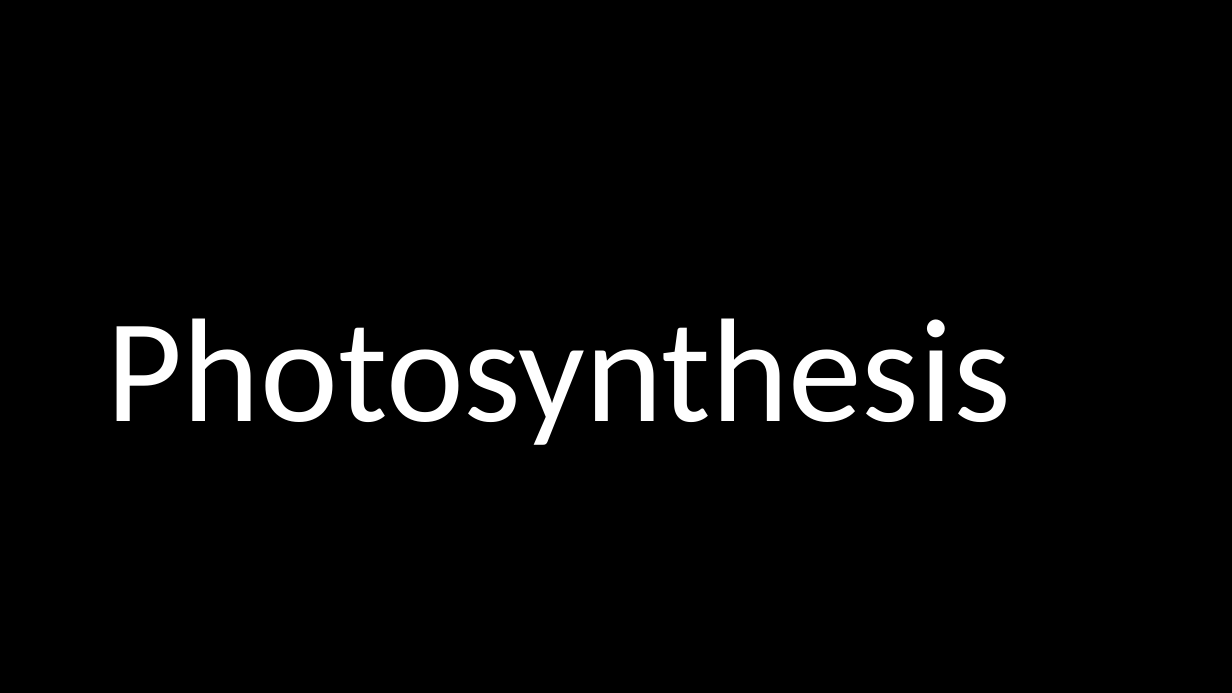
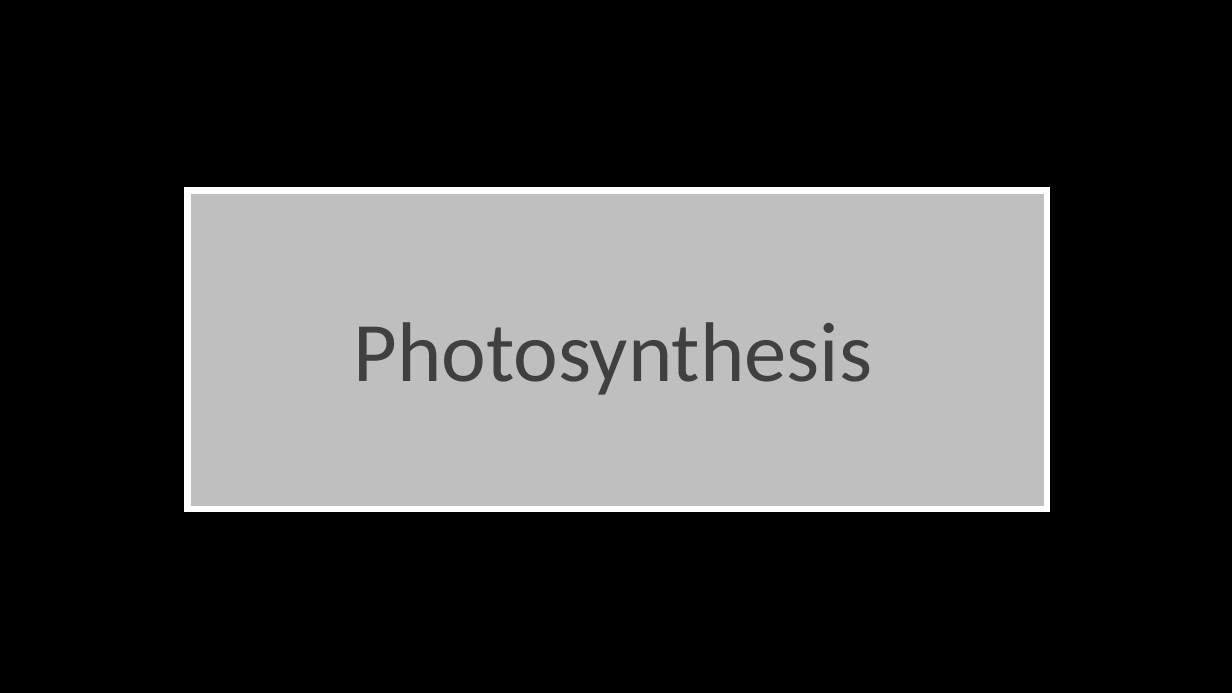
Before and after one commit to RamSamInspirerKids/homework5.github.io, a slide deck: slide 1 of Photosynthesis.pptx. Drawn at 1232x693 pixels with LibreOffice and Linux fonts; fonts in the diff are those of the drawing; background and template pictures are left out. Boxes give left, top, right and bottom in pixels: in the first picture for what was removed or moved away, otherwise in the second. Text is boxed around its words. In the diff, an @@ line names an element or a change of style, - is before the commit and + after.

```diff
--- a/Photosynthesis.pptx
+++ b/Photosynthesis.pptx
@@ rectangle added at <box>188,190,1047,509</box>, fill #FFFFFF at 75% opacity, outline #FFFFFF 5 pt @@
@@ title "Photosynthesis": place and size @@
-title "Photosynthesis" at <box>107,318,1011,445</box>
+title "Photosynthesis" at <box>353,322,872,395</box>
@@ title "Photosynthesis" at <box>353,322,872,395</box>: size 115 to 66 pt, text colour none to #404040, letter outline #FFFFFF 1.75 pt to #000000 1.75 pt; alignment left to centre; vertical alignment bottom to middle @@
```
Also in this commit, not shown: 1 other slide changed, 1 other file.
